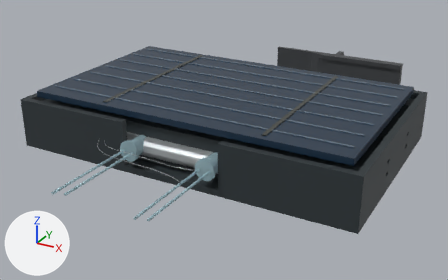
A saved change to the glTF model assets/3d/flashlight-assembly-blender-candidate.glb.
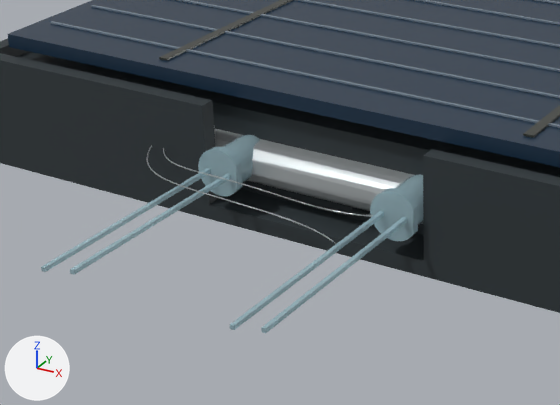
Each version appears first whole from a 50 mm camera at (0.0849, -0.1564, 0.0709) aimed at (-0.0008, -0.0005, -0.0071), and next in a close-up on the part from 7% to 62% of the width and 27% to 90% of the height. The axes (+X, +Y, +Z) are drawn at lower left. The lights are the same throughout. The first two pictures are the older version. Where no turn or scale is listed for an object, it has been applied to the vertices.

In view in the first close-up: 'battery', 'enclosure', 'led_left', 'led_right', 'solar_bus', 'solar_cell_line', 'solar_cell_line.001', 'solar_cell_line.002', 'solar_cell_line.003', 'solar_panel_placeholder' and 3 more.
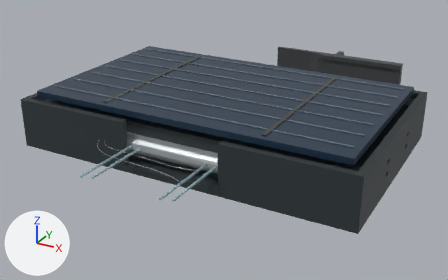
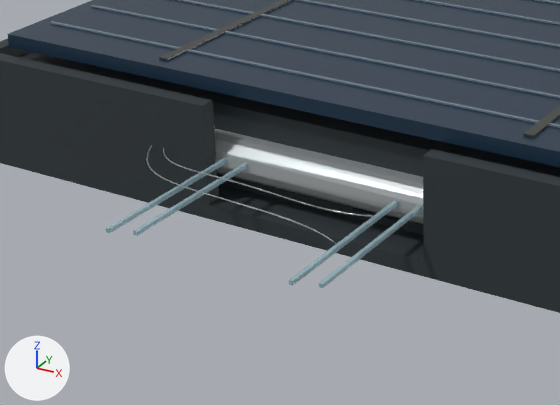
Commit message: fix(assembly3d): seat candidate LEDs at front wall

Boxes [x1, y1, x2, y2] around the edits, measured in the close-ups (560 x 405 px):
'led_right', moved
    before: [230, 174, 423, 333]
    after: [289, 200, 422, 288]
'led_left', moved
    before: [41, 135, 260, 275]
    after: [106, 158, 248, 236]

Edits to the bpy script that builds the scene:
```text
Change ob_led_left:
    ob_led_left.location: (-0.012, -0.033, 0.0) -> (-0.012, -0.023, 0.0)
Change ob_led_right:
    ob_led_right.location: (0.012, -0.033, 0.0) -> (0.012, -0.023, 0.0)
```
